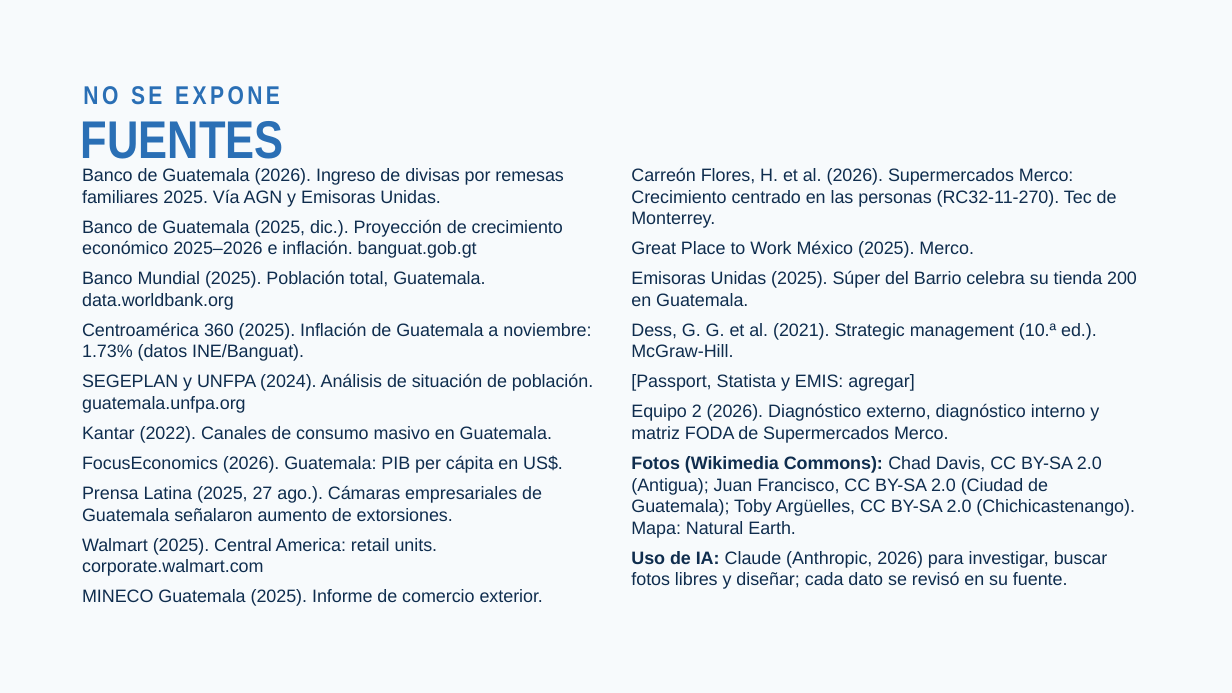
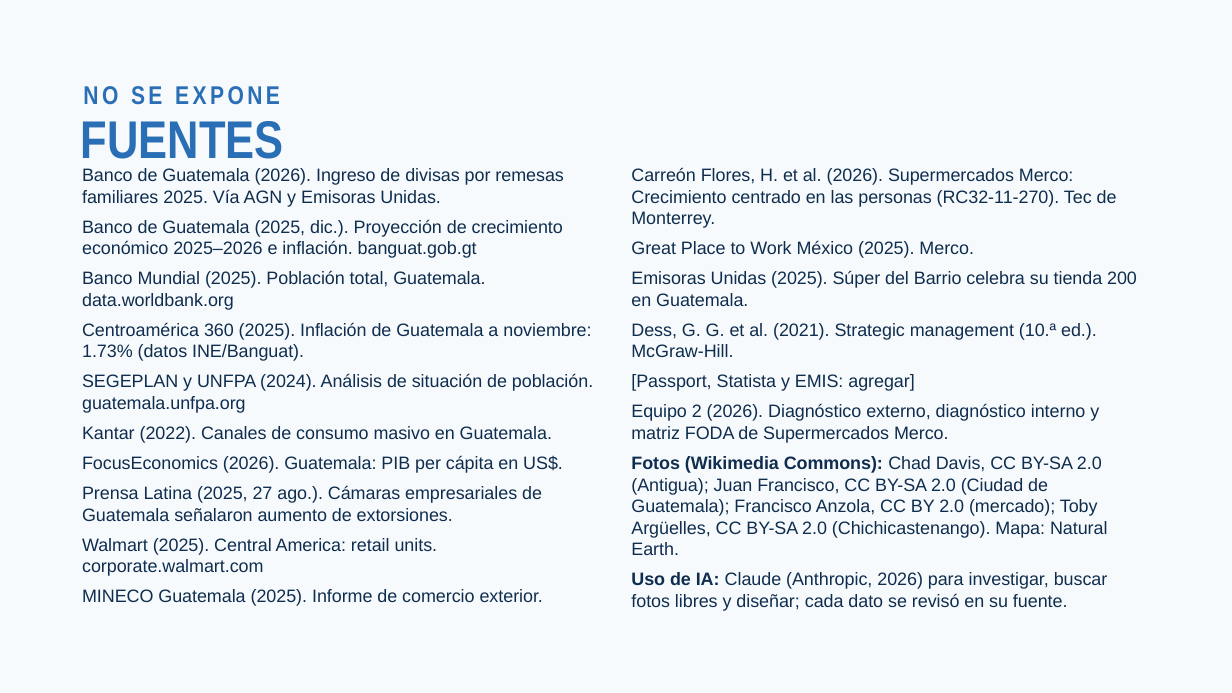
Before and after one commit to samueldejuan/samuel, a slide deck: slide 8 of presentacion/Pitch_Merco_Guatemala.pptx. Drawn at 1232x693 pixels with LibreOffice and Linux fonts; fonts in the diff are those of the drawing. Boxes give left, top, right and bottom in pixels: in the first picture for what was removed or moved away, otherwise in the second. Text is boxed around its words. In the diff, an @@ line names an element or a change of style, - is before the commit and + after.

```diff
--- a/presentacion/Pitch_Merco_Guatemala.pptx
+++ b/presentacion/Pitch_Merco_Guatemala.pptx
@@ text at <box>631,456,1108,555</box>: text changed @@
-Fotos (Wikimedia Commons): Chad Davis, CC BY-SA 2.0 (Antigua); Juan Francisco, CC BY-SA 2.0 (Ciudad de Guatemala); Toby Argüelles, CC BY-SA 2.0 (Chichicastenango). Mapa: Natural Earth.
+Fotos (Wikimedia Commons): Chad Davis, CC BY-SA 2.0 (Antigua); Juan Francisco, CC BY-SA 2.0 (Ciudad de Guatemala); Francisco Anzola, CC BY 2.0 (mercado); Toby Argüelles, CC BY-SA 2.0 (Chichicastenango). Mapa: Natural Earth.
```
Also in this commit, not shown: 7 other slides changed, 1 other file.
